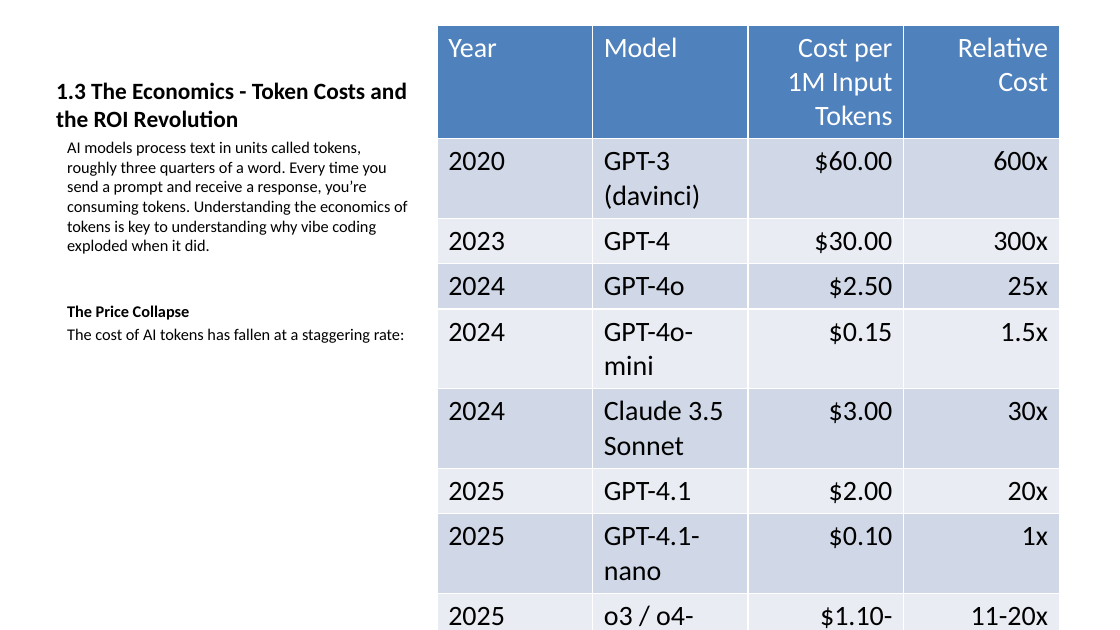
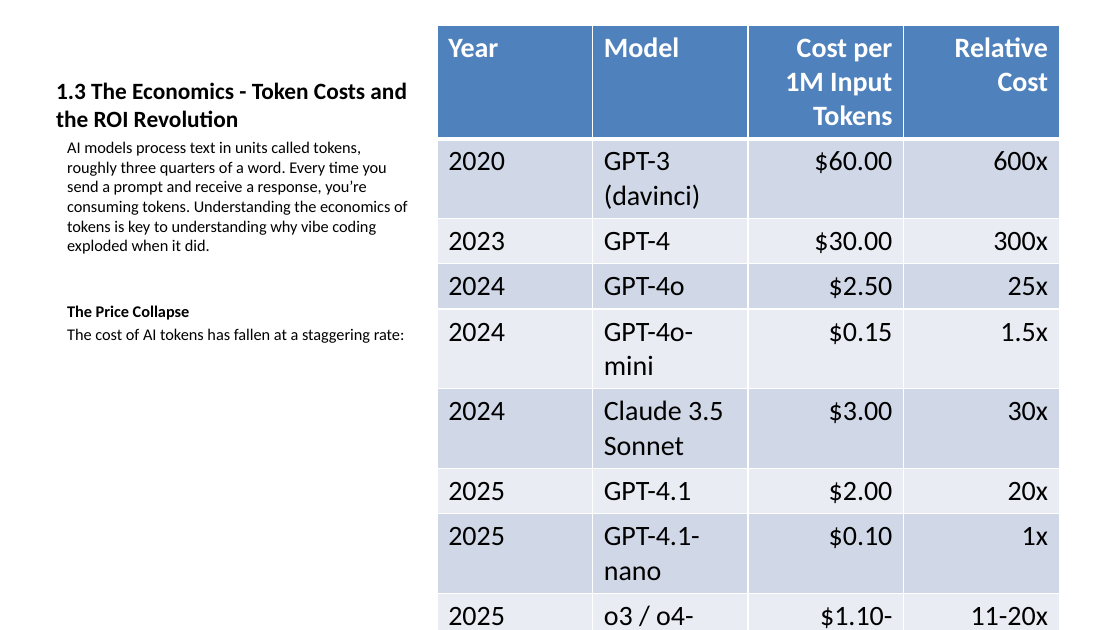
Before and after one commit to ralphke/Agentic-Coding, a slide deck: slide 4 of build/vibe-to-live-deck.pptx. Drawn at 1120x630 pixels with LibreOffice and Linux fonts; fonts in the diff are those of the drawing. Boxes give left, top, right and bottom in pixels: in the first picture for what was removed or moved away, otherwise in the second. Text is boxed around its words. In the diff, an @@ line names an element or a change of style, - is before the commit and + after.

```diff
--- a/build/vibe-to-live-deck.pptx
+++ b/build/vibe-to-live-deck.pptx
@@ table at [437,25,1060,630] @@
@@ bold on in "Year", "Model", "Cost per 1M Input Tokens", "Relative Cost" @@
```
Also in this commit, not shown: 4 other slides changed, 1 slide added, 6 other files.
